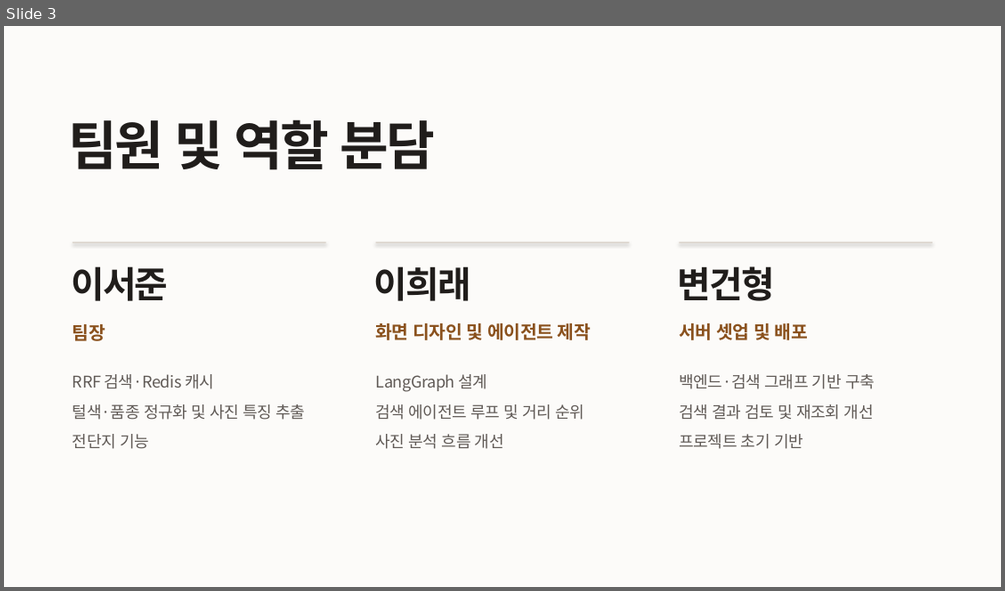
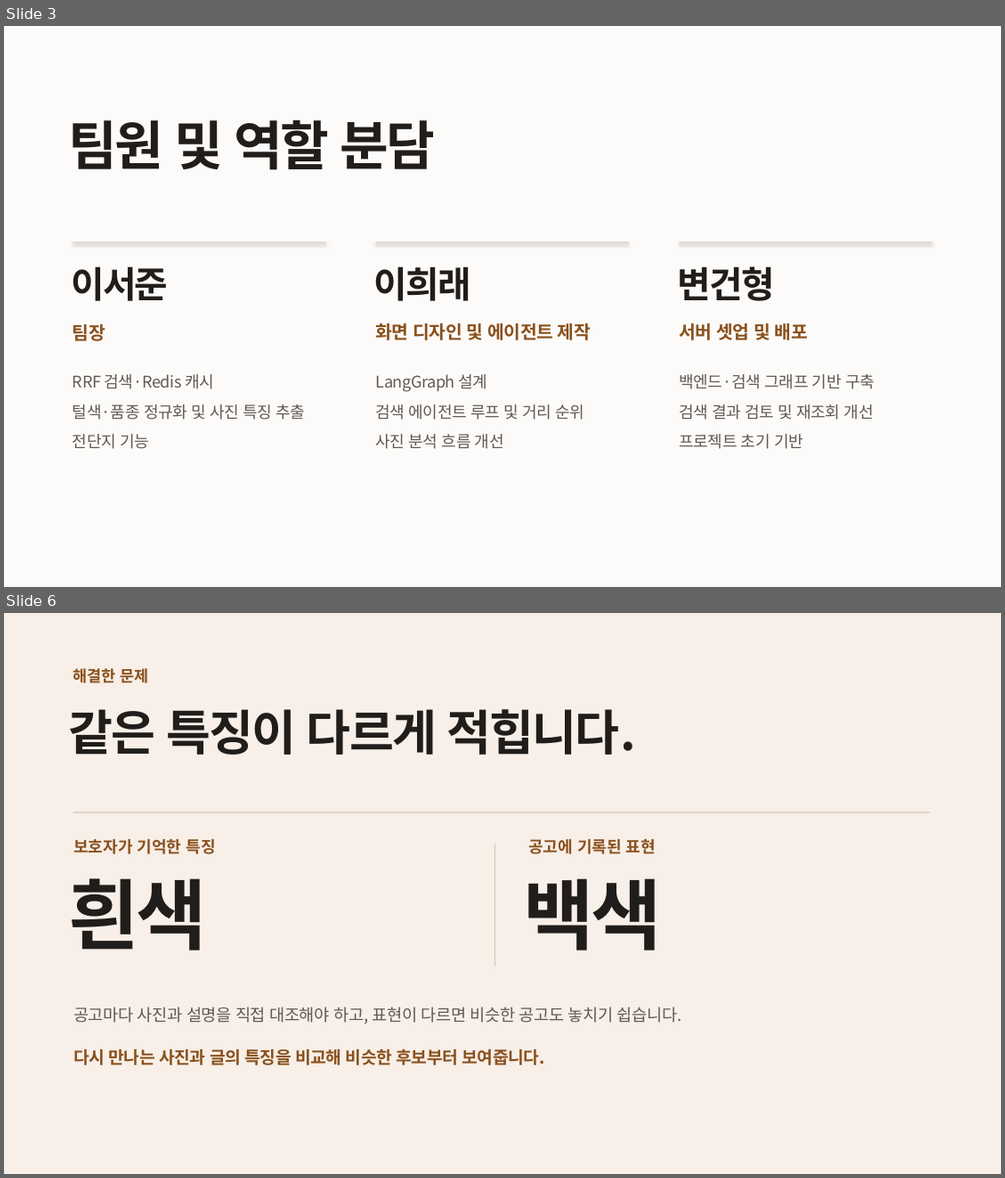
Before and after one commit to aio-03-p2-team1/aio-03-p2-team1, a slide deck: P2/ppt/dasimanna-team-intro.pptx. Shown one above the other, each under a label of ours: slide 3 before the commit, slides 3 and 6 after it; the slides between them are not shown. The pictures are 1005x591 and 1005x1178 pixels, drawn with LibreOffice and Linux fonts; fonts in the diff are those of the drawing. Boxes give left, top, right and bottom in pixels: in the first picture for what was removed or moved away, otherwise in the second. Text is boxed around its words. In the diff, an @@ line names an element or a change of style, - is before the commit and + after.

```diff
--- a/P2/ppt/dasimanna-team-intro.pptx
+++ b/P2/ppt/dasimanna-team-intro.pptx
@@ slide 6 added at <box>4,613,1001,1174</box>, background #F7EFE8 @@
@@ text added at <box>73,668,149,683</box>, 15 pt, text #8A511D, bold @@
+해결한 문제
@@ text added at <box>69,709,636,755</box>, 46.5 pt, text #201D1B, bold @@
+같은 특징이 다르게 적힙니다.
@@ rectangle added at <box>73,811,930,812</box>, fill #D7C5B6 @@
@@ text added at <box>73,839,216,854</box>, 15.5 pt, text #8A511D, bold @@
+보호자가 기억한 특징
@@ line added from (494, 844) to (494, 966), #D7C5B6 1 pt @@
@@ text added at <box>528,838,655,854</box>, 15.5 pt, text #8A511D, bold @@
+공고에 기록된 표현
@@ text added at <box>68,878,207,950</box>, 74 pt, text #201D1B, bold @@
+흰색
@@ text added at <box>523,878,662,950</box>, 74 pt, text #201D1B, bold @@
+백색
@@ text added at <box>73,1006,682,1024</box>, 16 pt, text #605A56 @@
+공고마다 사진과 설명을 직접 대조해야 하고, 표현이 다르면 비슷한 공고도 놓치기 쉽습니다.
@@ text added at <box>73,1049,545,1065</box>, 16.5 pt, text #8A511D, bold @@
+다시 만나는 사진과 글의 특징을 비교해 비슷한 후보부터 보여줍니다.
```
Also in this commit, not shown: 3 other slides added, 1 other file.
